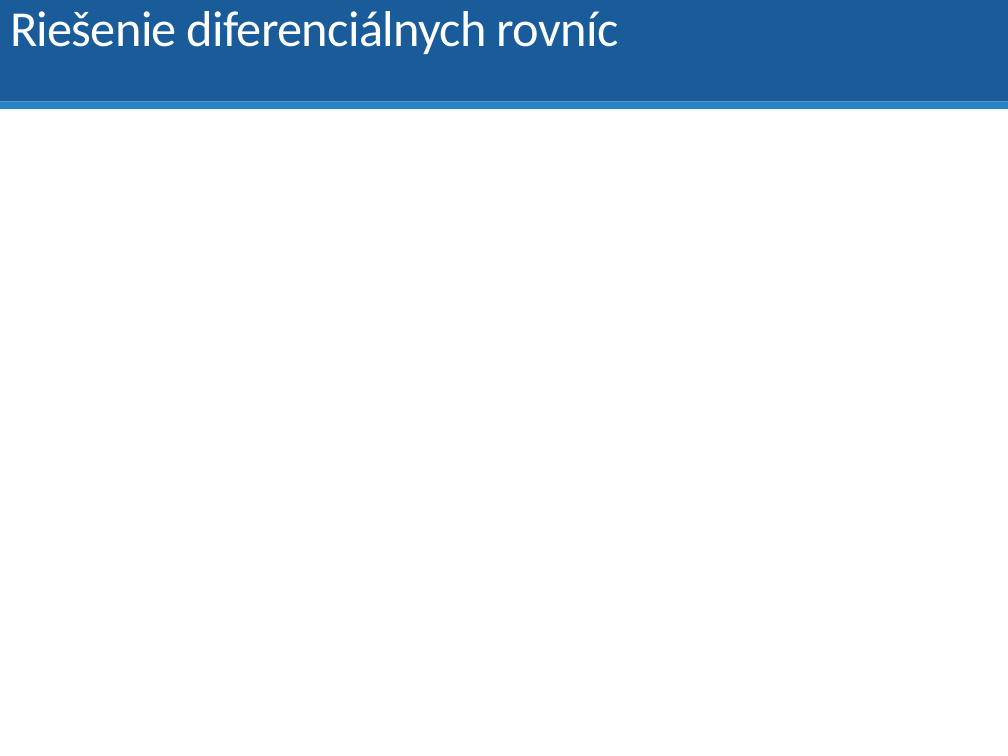
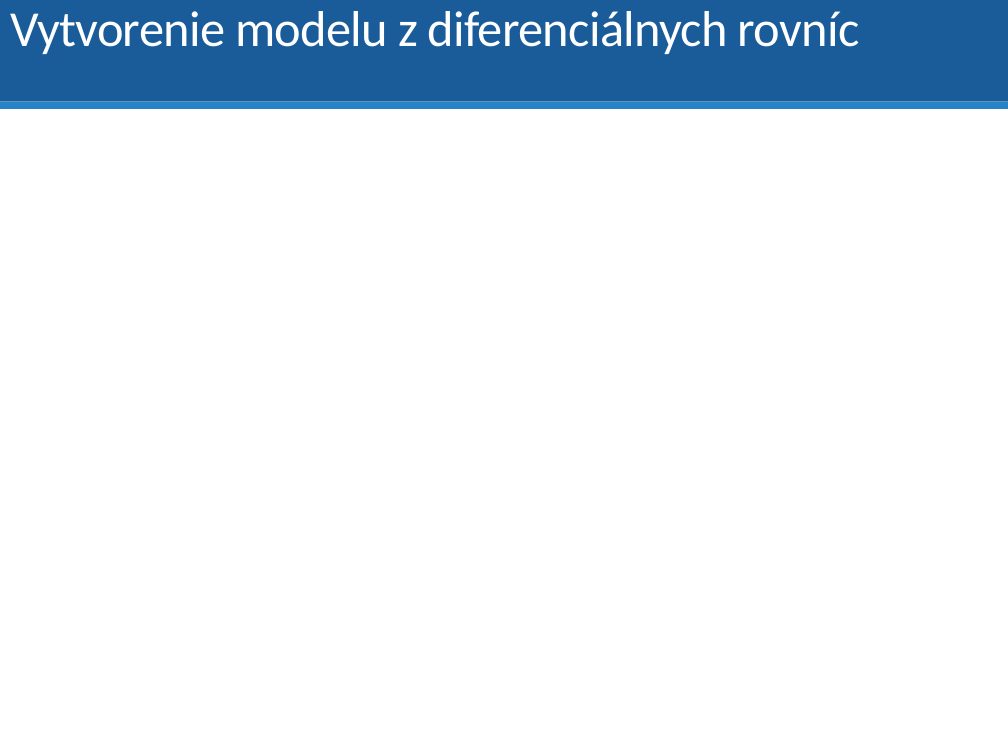
Before and after one commit to dodekm/TeamProjektKybernetika, a slide deck: slide 35 of Nove prednasky/P01_dynamika_dif_rovnice_LPT_prenosova_funkcia_modelovanie.pptx (slide 19 before the commit). Drawn at 1008x756 pixels with LibreOffice and Linux fonts; fonts in the diff are those of the drawing. Boxes give left, top, right and bottom in pixels: in the first picture for what was removed or moved away, otherwise in the second. Text is boxed around its words. In the diff, an @@ line names an element or a change of style, - is before the commit and + after.

```diff
--- a/Nove prednasky/P01_dynamika_dif_rovnice_LPT_prenosova_funkcia_modelovanie.pptx
+++ b/Nove prednasky/P01_dynamika_dif_rovnice_LPT_prenosova_funkcia_modelovanie.pptx
@@ title at [10, 11, 860, 54]: text changed @@
-Riešenie diferenciálnych rovníc
+Vytvorenie modelu z diferenciálnych rovníc
```
Also in this commit, not shown: 8 other slides changed, 8 slides added, 2 slides removed, 3 other files.
